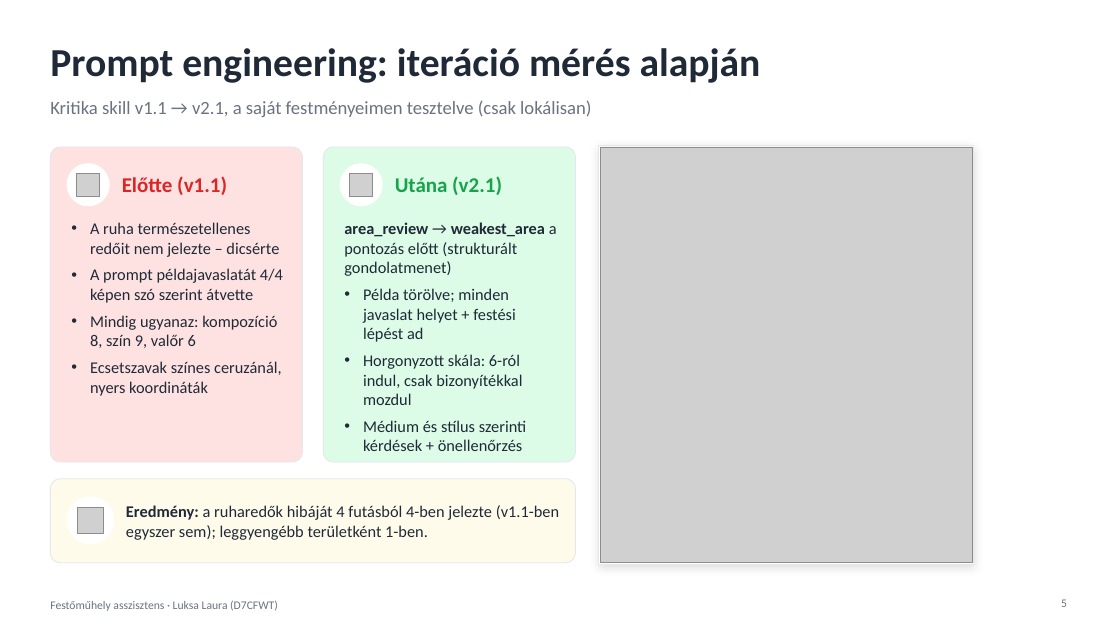
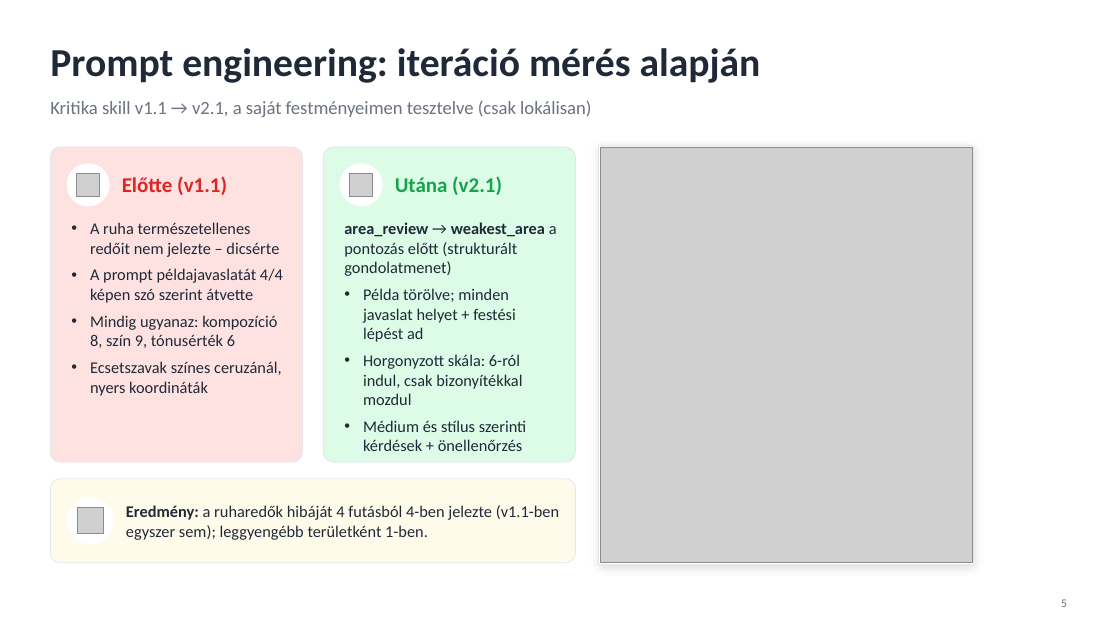
Before and after one commit to Torpe17/painting-studio-assistant, a slide deck: slide 5 of docs/Festomuhely_asszisztens_prezentacio.pptx. Drawn at 1120x630 pixels with LibreOffice and Linux fonts; fonts in the diff are those of the drawing; grey boxes stand for pictures. Boxes give left, top, right and bottom in pixels: in the first picture for what was removed or moved away, otherwise in the second. Text is boxed around its words. In the diff, an @@ line names an element or a change of style, - is before the commit and + after.

Commit message:
Presentation: wording fixes, no footer, amber comparison table
- "MI-asszisztens" instead of "MI-festőtanár"; no flattery line
- "tónusérték" instead of "valőr"; "híres / szabadon felhasználható
  festmények" instead of "közkincs"; "prompt injection" on the security slide
- footer removed (slide numbers kept); table restyled in the deck's amber

```diff
--- a/docs/Festomuhely_asszisztens_prezentacio.pptx
+++ b/docs/Festomuhely_asszisztens_prezentacio.pptx
@@ text at (90,315,277,348): text changed @@
-• Mindig ugyanaz: kompozíció 8, szín 9, valőr 6
+• Mindig ugyanaz: kompozíció 8, szín 9, tónusérték 6
@@ text removed at (50,600,278,611) @@
-Festőműhely asszisztens · Luksa Laura (D7CFWT)
```
Also in this commit, not shown: 7 other slides changed.
